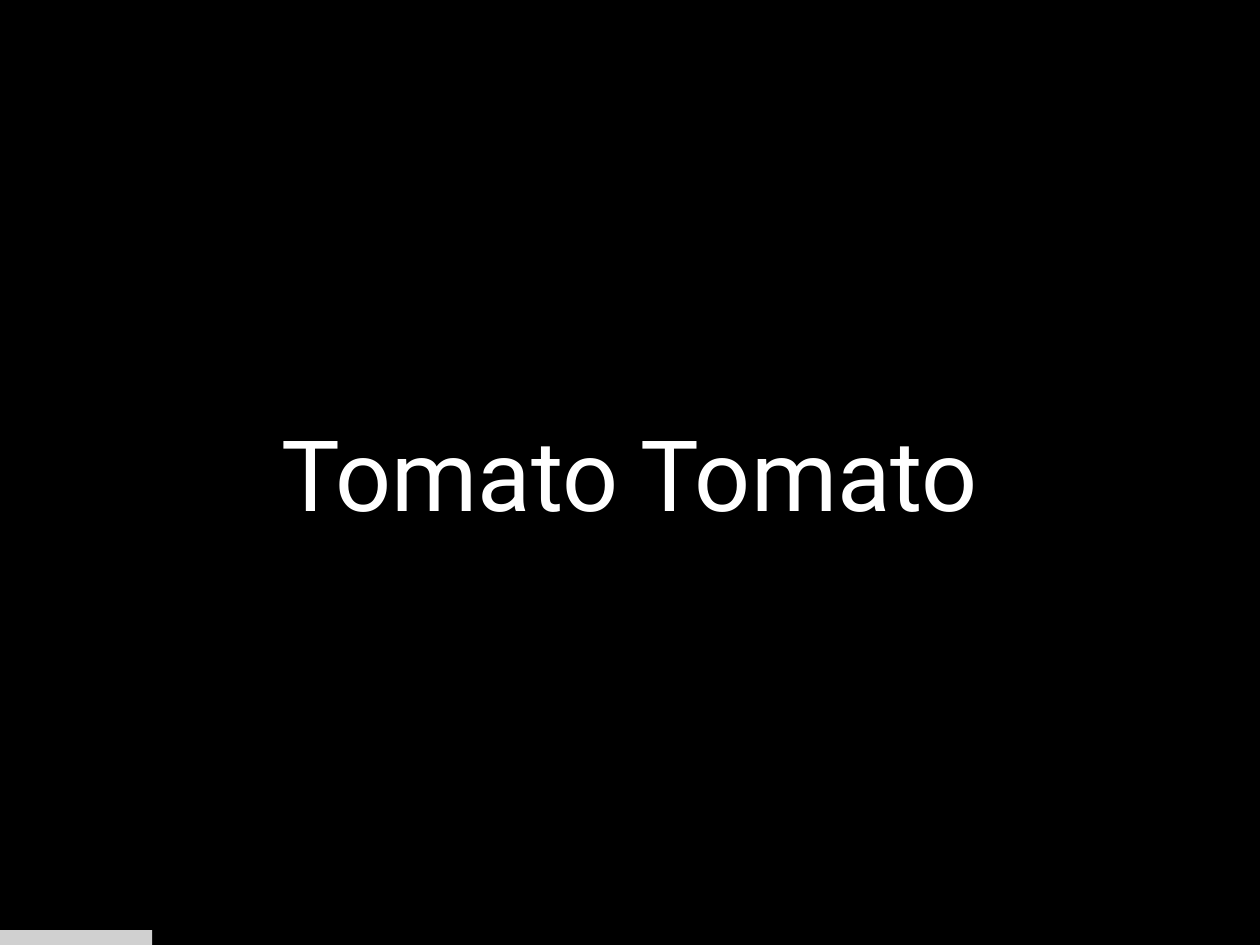
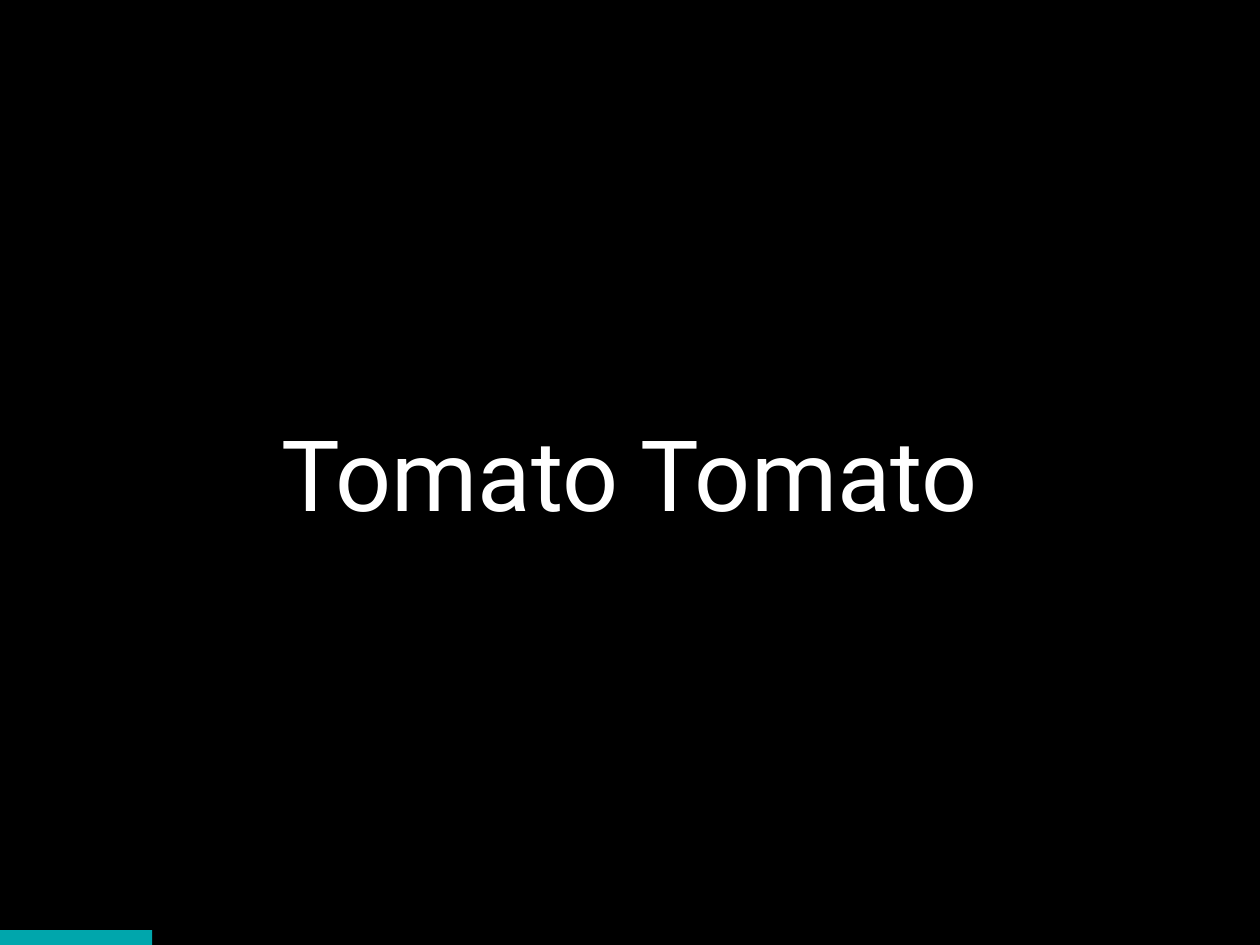
Before and after one commit to D-Code-DL/Slides, a slide deck: slide 7 of Class Presentations/Day3 JS Class.pptx. Drawn at 1260x945 pixels with LibreOffice and Linux fonts; fonts in the diff are those of the drawing; grey boxes stand for pictures. Boxes give left, top, right and bottom in pixels: in the first picture for what was removed or moved away, otherwise in the second. Text is boxed around its words. In the diff, an @@ line names an element or a change of style, - is before the commit and + after.

Commit message:
Save changes to .pptx file

```diff
--- a/Class Presentations/Day3 JS Class.pptx
+++ b/Class Presentations/Day3 JS Class.pptx
@@ picture removed at [0, 930, 152, 945] @@
@@ rectangle added at [0, 930, 152, 945], fill #00A6AC @@
```
Also in this commit, not shown: 57 other slides changed.
